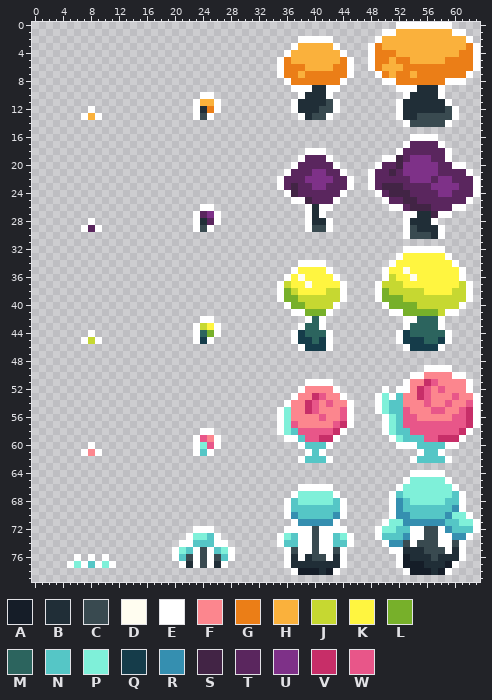
One commit to this sprite sheet: sprites/Mushroom.png. Above, as it was before the edit.
The file is 64x80 pixels.
Palette (. is transparent): A #151d28  B #202e37  C #394a50  D #fffdf0  E #ffffff  F #fc868e  G #eb7e17  H #fab13c  J #c6d831  K #fff540  L #77b02a  M #2c645e  N #55c6c6  P #7ff0d9  Q #153c4a  R #358fb0  S #422445  T #5a265e  U #7e3188  V #c72e68  W #e85689
Pixels before, first column x 5:
 0 ...............................................EEEEEEEE....
 1 .............................................EEHHHHHHHHEE..
 2 .................................EEEEE......EHHHHHHHHHHHHE.
 3 ................................EHHHHHE....EGHHHHHHHHHHHHGE
 4 ...............................EHHHHHHHE...EGGGHHHHHHHHHGGE
 5 ..............................EGHHHHHHHGE..EGGHGGHHHHHGGGGE
 6 ..............................EGGGHHHHGGE..EGHHHGGGGGGGGGGE
 7 ..............................EGGHGGGGGGE...EGHGGHGGGGGGGE.
 8 ...............................EGGGGGGGE.....EEGGGGGGGEEE..
 9 ................................EEEBBEE........EEEBBBE.....
10 ...................EE............EBBBE..........EBBBBE.....
11 ..................EHHE..........EBBBBCE........EBBBBBBE....
12 ...E..............EBGE..........EBBBCCE........EBBBBBBCE...
13 ..EHE.............ECE............EBCCE.........EBBCCCCCE...
14 ................................................ECCCCCE....
15 ...........................................................
16 .................................................EEEE......
17 ................................................ETTTTE.....
18 ..................................EEE..........ETTTTTTE....
19 .................................ETTTE.......EESTUUUTTE....
20 ................................ETTTTTE.....ETTSUUUUUTTEE..
21 ...............................ETTTUUTTE...ETTSTUUUUUTTTTE.
22 ..............................ETTTUUUUTTE..ETTTTTUUUTUUTTTE
23 ..............................ETSTTUUTTTE..ETSSSTTTTUUUUTTE
24 ...............................ESTTTTTTE....ETSSSTTTTUUTTTE
25 ................................EESTTTE......ETTSSTTTTTTTE.
26 ...................EE.............EBEE........EETSSSTTTEE..
27 ..................ETUE............EBE...........EEBBSEE....
28 ...E..............EBTE............EBBE..........EBBBE......
29 ..ETE.............ECE.............ECCE..........ECBBBE.....
30 ................................................ECCCBE.....
31 ...........................................................
32 ................................................EEEEEE.....
33 ...............................................EKKKKKKE....
34 .................................EEEE.........EKKKKKKKKE...
35 ................................EKKKKE.......EKKDKKKKKKKE..
36 ...............................EKDKKKKE......EJKKDKKKKKKE..
37 ..............................EJKKDKKKKE....EJJJKKKKKKKKJE.
38 ..............................ELJKKKKJJE....ELJJJJJKKKKJJE.
39 ..............................ELLJJJJJJE....ELLLJJJJJJJJJE.
40 ...............................ELLJJJJE......ELLLLJJJJJJE..
41 ................................EELLLE........EELLLLLJEE...
42 ...................EE.............EME...........EEMMME.....
43 ..................EJKE...........EMME...........EMMMME.....
44 ...E..............EMLE..........EQMMME.........EQMMMMME....
45 ..EJE.............EQE...........EQQMQE.........EQQQMMQE....
46 .................................EQQQE..........EQQQQE.....
47 ...........................................................
48 ...........................................................
49 ...................................................EEEE....
50 .................................................EEFFFFEE..
51 ..................................EEEE..........EFFVWFFFFE.
52 .................................EFFFFE......E.EEFVWFWFFFE.
53 ................................EFFVWFFE....EPENFFVWFFFWFFE
54 ...............................EFFVWFWFFE...EPNNFFFWFFWFFWE
55 ..............................EPFFVWFFFWE...EPNNWFFFWWFFWVE
56 ..............................EPFFFFWFFWE....EPNWWFFFFFWWVE
57 ..............................EPWFFFFFWVE....EPNWWWWWWWWWVE
58 ...................EE.........EPNWWWWWVE.....EPNNWWWWWWWVE.
59 ..................EWFE.........EENWWVVE.......EPNNNWWVVVE..
60 ...E..............EPWE...........ENNNE.........EEENNNNEE...
61 ..EFE.............ENE.............ENE.............ENNE.....
62 .................................ENNNE...........ENNNNE....
63 ...........................................................
64 .................................................EEEEE.....
65 ................................................EPPPPPE....
66 .................................EEEEE.........EPPPPPPPE...
67 ................................EPPPPPE.......ENPPPPPPPNE..
68 ...............................ENPPPPPNE......ERNPPPPPNNE..
69 ...............................ENNNNNNNE......ERNNNNNNNRE..
70 ...............................ERNNNNNRE......ERRNNNNNRPPE.
71 ................................ERRRRRE......EPPRRRRRRNNPPE
72 ..................EEE..........EEEECEEEE....EPPNNEECCERNNNE
73 .................EPPNE........EPNEECEENPE...ENNNREECCEERRE.
74 ................EENNNEE.......ENNEECEENNE....ERRCECCCEECE..
75 ...............EPNECENPE.......ECEECEECE......EEBBBCCCEBE..
76 .E.E.E.........ENCECECNE.......EBEBCCEBE.......EABBBCBBBE..
77 EPENEPE.........EBECEBE........EBBBBBBBE.......EAAABBBAE...
78 ................................EAAABAE.........EAAABAE....
The same view after the edit:
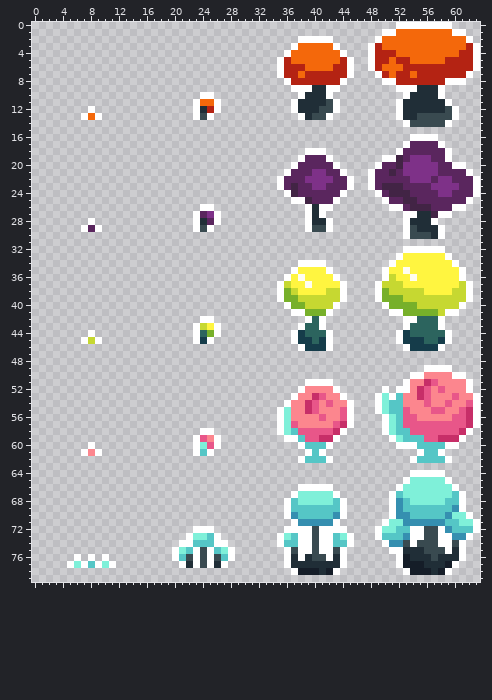
What changed:
{"colour":"G","old":"#eb7e17","new":"#b42313"}
{"colour":"H","old":"#fab13c","new":"#f4680b"}
{"label":"changed","picture_box":[375,29,473,85]}
{"label":"changed","picture_box":[284,43,347,85]}
{"label":"changed","picture_box":[200,99,214,113]}
{"label":"changed","picture_box":[88,113,95,120]}
